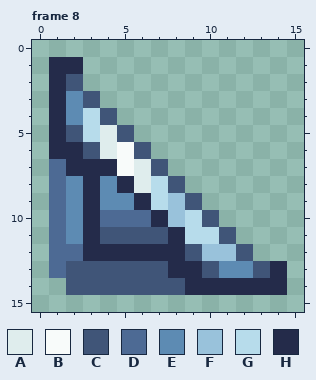
File history of a pixel-art file, public/assets/graphics/snek-box.ase. That is the earlier state.
16x16 pixels, 8 frames. Shown: frame 8.
Palette (. is transparent): A #dfeded  B #f8fbfa  C #405578  D #4d6a94  E #5d8bb3  F #99c2db  G #b7dceb  H #242b4a
Pixels before, frame 8, first column x 1:
 1 HH............
 2 HC............
 3 HEC...........
 4 HEGC..........
 5 HCGAC.........
 6 HHCABC........
 7 DHHHBAC.......
 8 DEHEHAGC......
 9 DEHEEHGFC.....
10 DEHDDDHFGC....
11 DEHCCCCHGGC...
12 DDHHHHHHCFFC..
13 DCCCCCCHHCEECH
14 .CCCCCCCHHHHHH
Once edited:
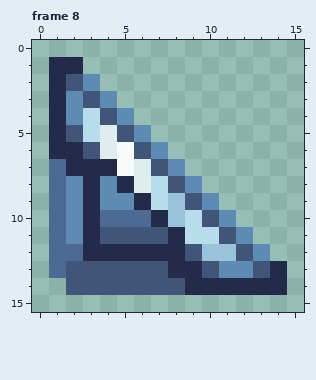
Change:
Changed rows in their new state; - is an unchanged pixel.
Frame 8:
first column x 3:
 2 E----------
 3 -E---------
 4 --E--------
 5 ---E-------
 6 ----E------
 7 -----E-----
 8 ------E----
 9 -------E---
10 --------E--
11 ---------E-
12 ----------E
Boxes around the changes in both pictures, in picture pixels (x1, y1, x2, y2):
added: (83, 74, 270, 261)
